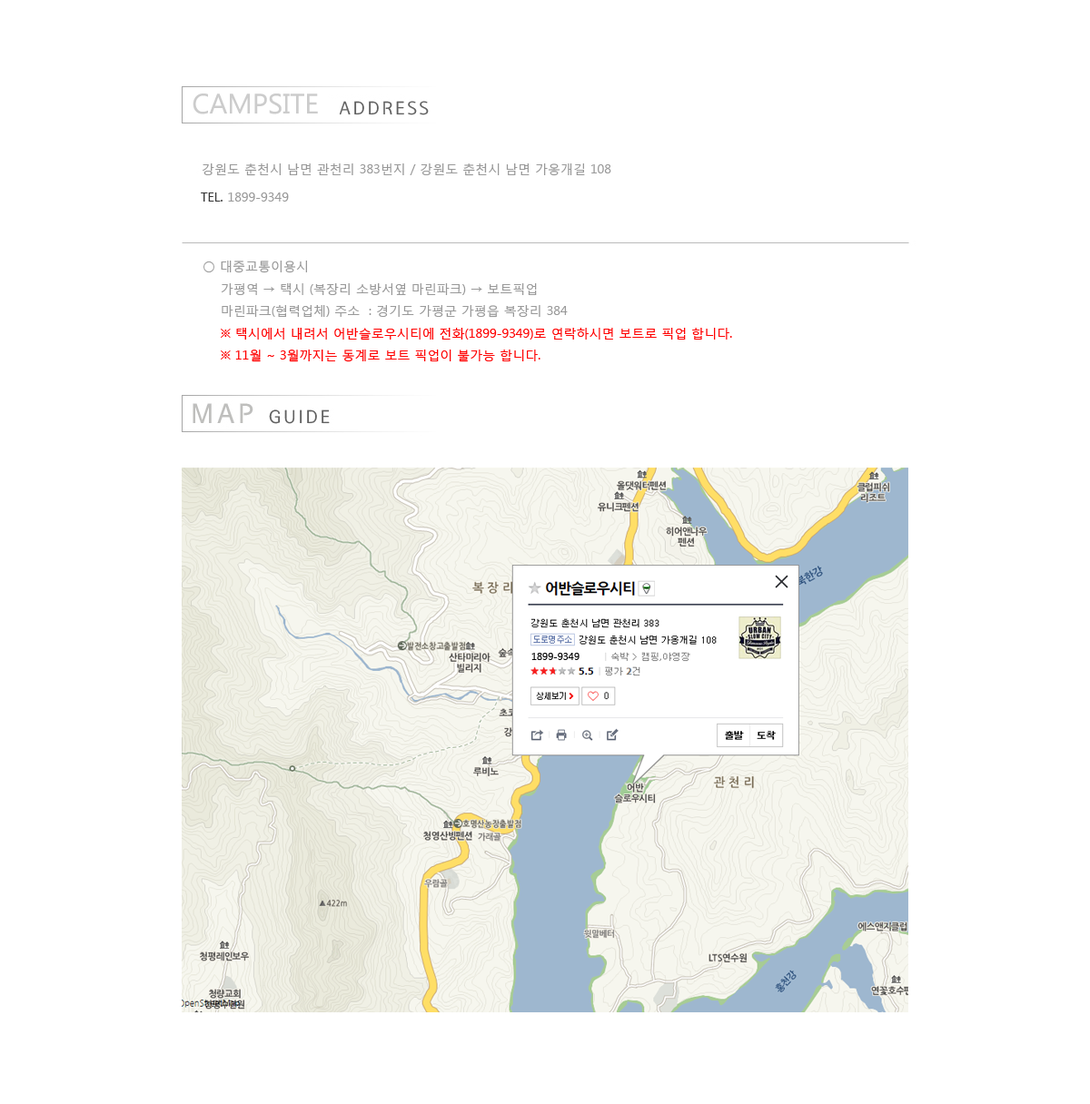
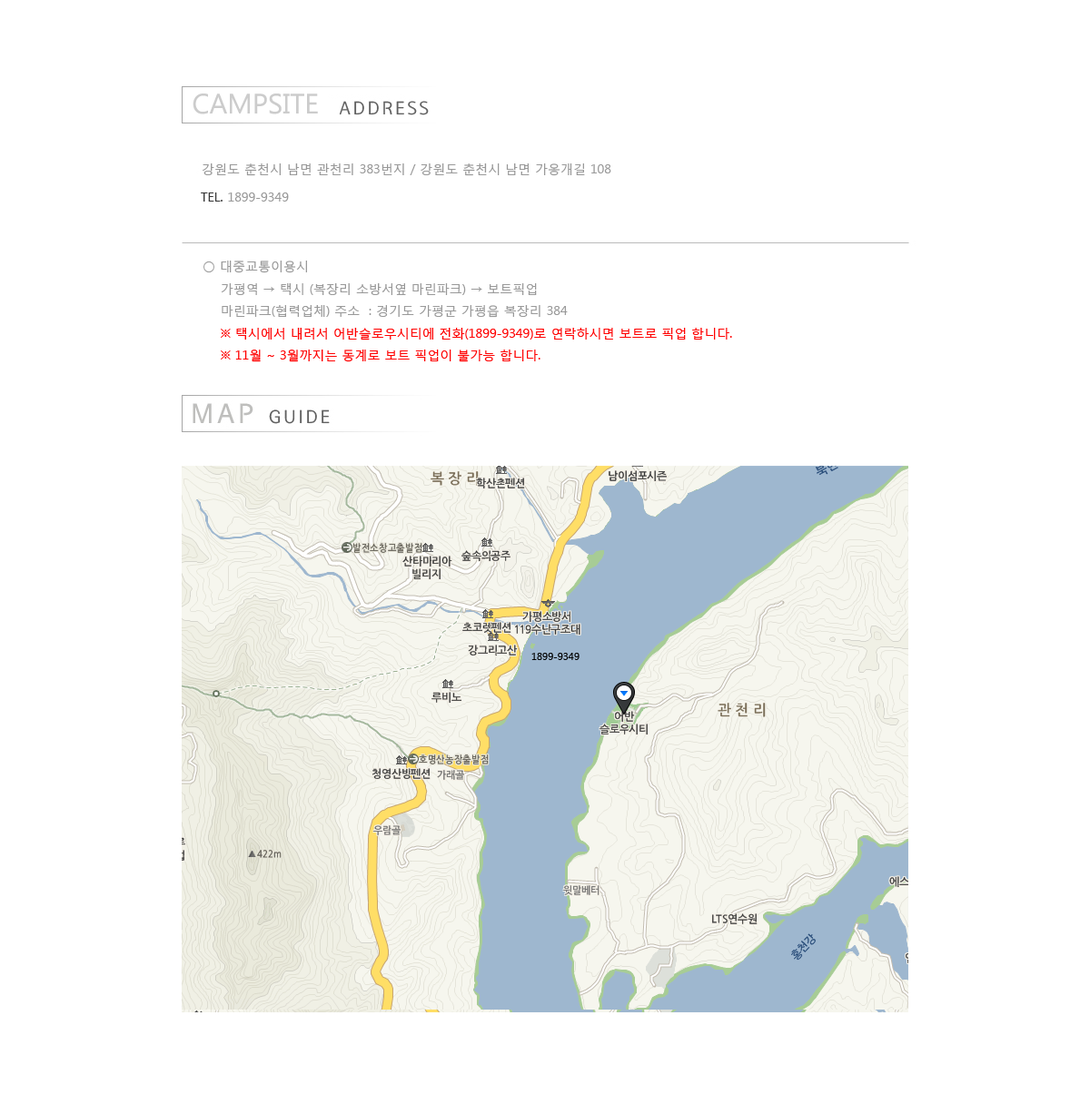
Revision of a layered 1090 × 1104 image; what changed, layer by layer:
added layer "레이어 2" above "레이어 1" over [181, 465, 909, 1010]
